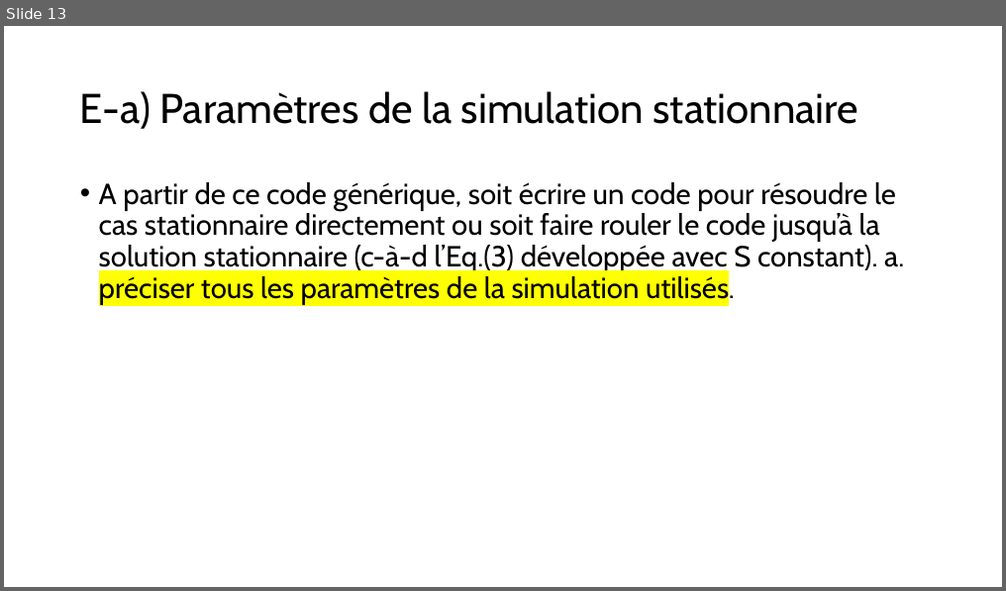
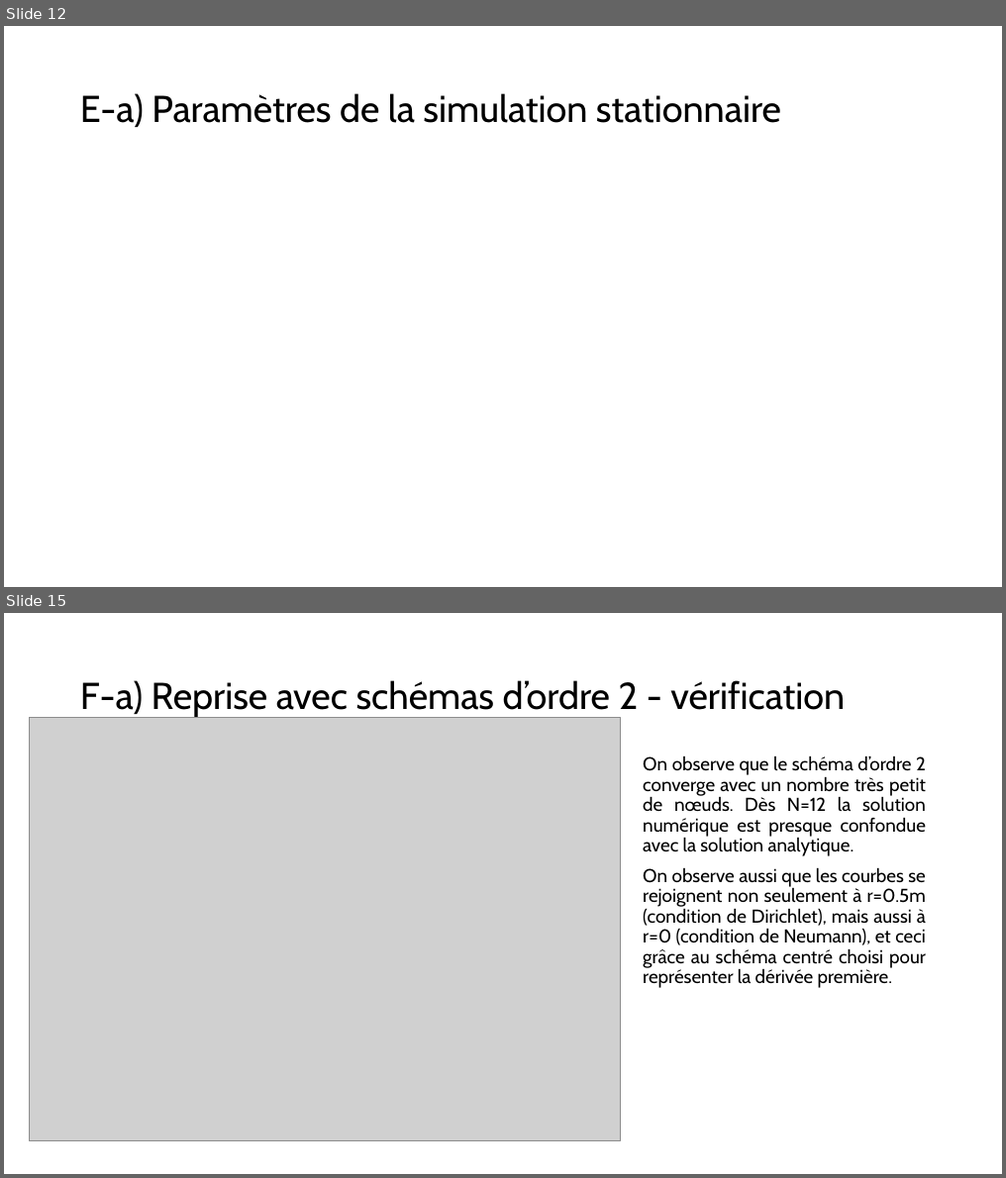
Before and after one commit to mehdibendaya/MEC8211-DEV1, a slide deck: Devoir_1.pptx. Shown one above the other, each under a label of ours: slide 13 before the commit, slides 12 and 15 after it; the slides between them are not shown. The pictures are 1006x591 and 1006x1178 pixels, drawn with LibreOffice and Linux fonts; fonts in the diff are those of the drawing; grey boxes stand for pictures. Boxes give left, top, right and bottom in pixels: in the first picture for what was removed or moved away, otherwise in the second. Text is boxed around its words. In the diff, an @@ line names an element or a change of style, - is before the commit and + after.

```diff
--- a/Devoir_1.pptx
+++ b/Devoir_1.pptx
@@ slide 15 added at (4,613,1002,1174), background #FFFFFF @@
@@ title added at (80,680,845,718), 36 pt, text #000000 @@
+F-a) Reprise avec schémas d’ordre 2 - vérification
@@ picture added at (30,717,621,1141) @@
@@ text added at (643,756,926,988), 18 pt, text #000000 @@
+On observe que le schéma d’ordre 2 converge avec un nombre très petit de nœuds. Dès N=12 la solution numérique est presque confondue avec la solution analytique.
+On observe aussi que les courbes se rejoignent non seulement à r=0.5m (condition de Dirichlet), mais aussi à r=0 (condition de Neumann), et ceci grâce au schéma centré choisi pour représenter la dérivée première.
@@ what was slide 13 is now slide 12 @@
@@ slide 12 changed as well @@
@@ title "E-a) Paramètres de la simulation ..." at (80,93,781,127): size 40 to 36 pt @@
@@ text removed at (99,182,904,305) @@
-• A partir de ce code générique, soit écrire un code pour résoudre le cas stationnaire directement ou soit faire rouler le code jusqu’à la solution stationnaire (c-à-d l’Eq.(3) développée avec S constant). a. préciser tous les paramètres de la simulation utilisés.
```
Also in this commit, not shown: 15 other slides changed, 1 other slide added, 7 slides removed.
